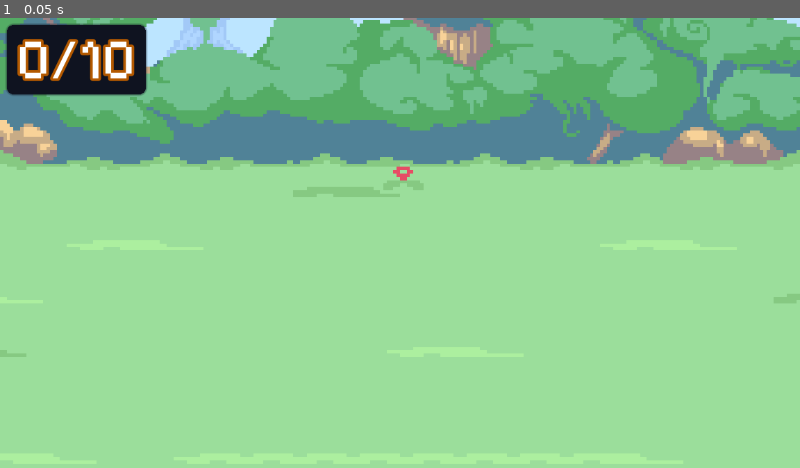
Above: before the commit, frame 1.
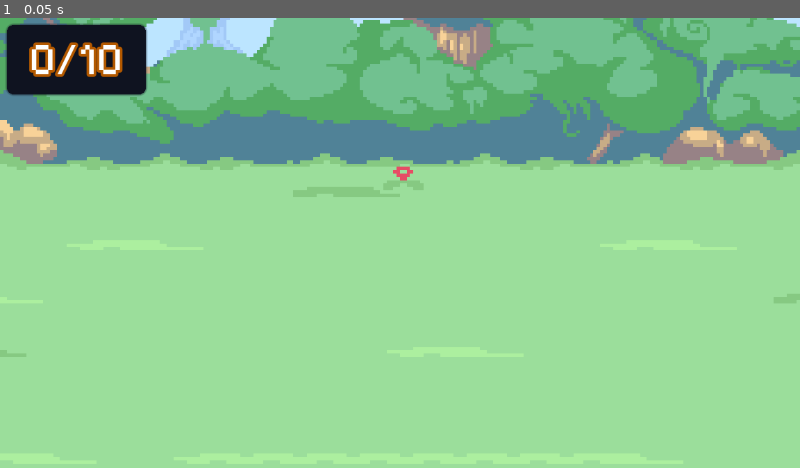
Above: after the commit, the same moment.

Repository: verstraate/monster-daycare
Game: Godot game, scene res://_Scenes/Training/training.tscn
The game is run twice, just before and just after one commit, with the same random seed, the same clock (stepped at 60 frames per second) and the same inputs. This scene is started directly instead of the project's main scene.
Inputs:
- Up to frame 1 (0.05 s): no input

The runs differ from the first frame. In frame 1, 1.0% of the frame differs, in the area x 2-17%, y 4-14%.

Commit message:
feat: Added level to monsters

Diff:
--- a/_Scenes/TrainMonsterOption/train_monster_option.gd
+++ b/_Scenes/TrainMonsterOption/train_monster_option.gd
@@ -4,6 +4,8 @@
 var _name_label: Label = $Info/Name
 @onready
 var _icon: TextureRect = $Info/Icon
+@onready
+var _level_label: Label = $Info/Level
 @onready
 var _cost_label: Label = $Info/Cost
 
@@ -15,6 +17,7 @@
 
 	_name_label.text = _monster.monster_data.display_name
 	_icon.texture = _monster.monster_data.sprite
+	_level_label.text = "Level: %d" % _monster.level
 	_cost_label.text = "$%s" % _monster.training_cost.display_value(2)
 
 func _on_pressed() -> void:
--- a/_Scenes/TrainMonsterOption/train_monster_option.tscn
+++ b/_Scenes/TrainMonsterOption/train_monster_option.tscn
@@ -20,17 +20,34 @@
 script = ExtResource("1_ie6to")
 
 [node name="Info" type="VBoxContainer" parent="."]
-layout_mode = 2
-offset_right = 1.0
-offset_bottom = 54.0
+layout_mode = 1
+anchors_preset = 15
+anchor_right = 1.0
+anchor_bottom = 1.0
+grow_horizontal = 2
+grow_vertical = 2
 
 [node name="Name" type="Label" parent="Info"]
 layout_mode = 2
+size_flags_vertical = 0
+horizontal_alignment = 1
+vertical_alignment = 2
 
 [node name="Icon" type="TextureRect" parent="Info"]
+texture_filter = 1
 layout_mode = 2
+size_flags_vertical = 4
+expand_mode = 4
+stretch_mode = 5
+
+[node name="Level" type="Label" parent="Info"]
+layout_mode = 2
+size_flags_vertical = 8
+horizontal_alignment = 1
 
 [node name="Cost" type="Label" parent="Info"]
 layout_mode = 2
+size_flags_vertical = 8
+horizontal_alignment = 1
 
 [connection signal="pressed" from="." to="." method="_on_pressed"]
--- a/_Scenes/Training/training.tscn
+++ b/_Scenes/Training/training.tscn
@@ -119,7 +119,7 @@
 grow_horizontal = 2
 grow_vertical = 2
 theme_override_constants/outline_size = 15
-theme_override_font_sizes/font_size = 81
+theme_override_font_sizes/font_size = 64
 text = "0/10"
 horizontal_alignment = 1
 vertical_alignment = 1
